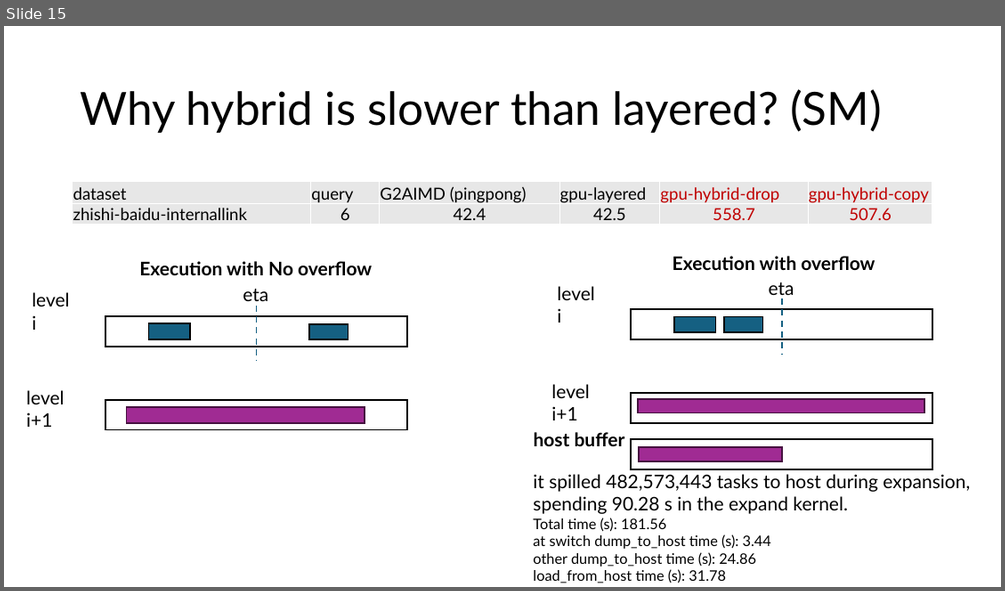
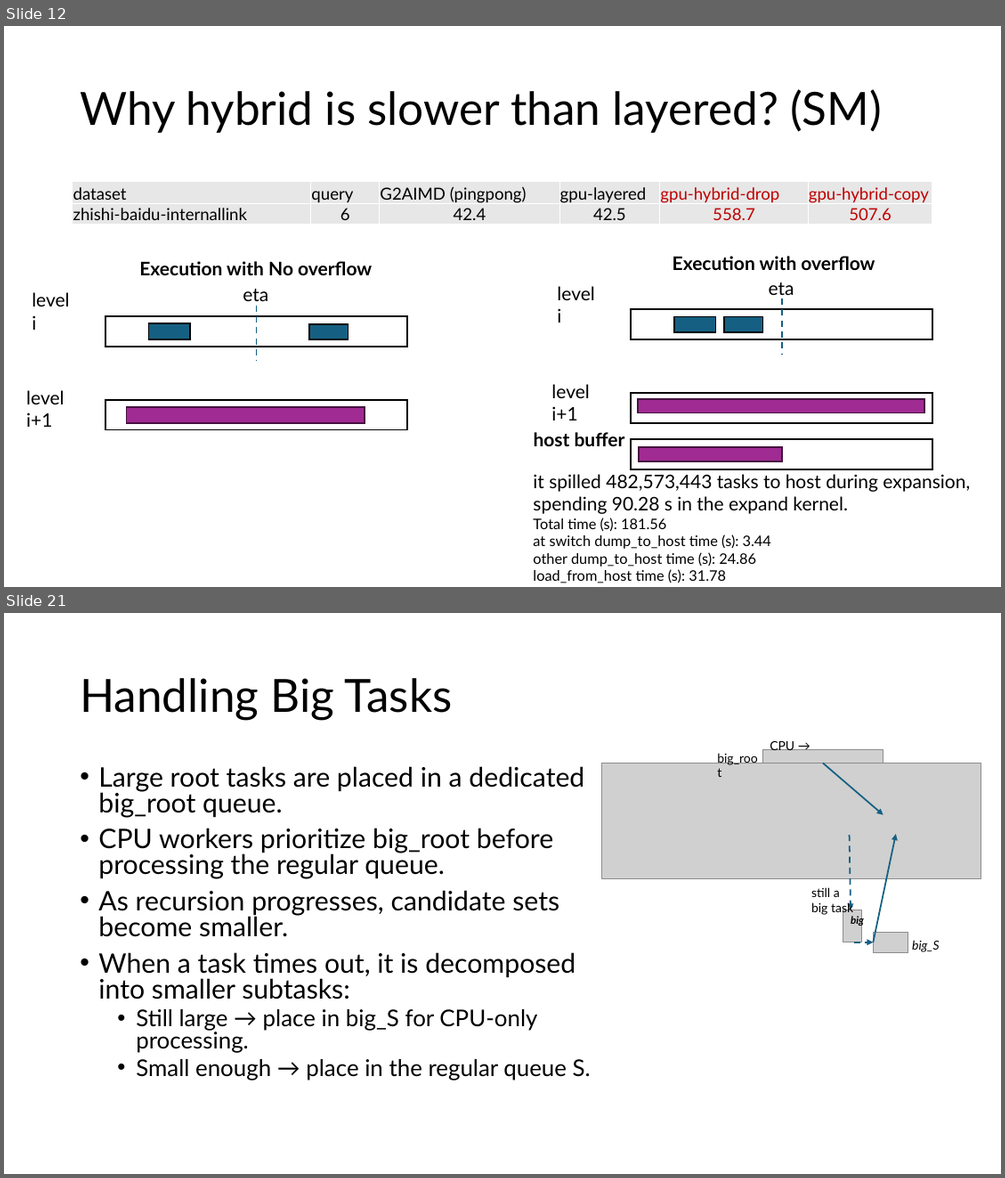
Before and after one commit to akhlaqueak/G-ThinkerCG, a slide deck: revision.pptx. Shown one above the other, each under a label of ours: slide 15 before the commit, slides 12 and 21 after it; the slides between them are not shown. The pictures are 1005x591 and 1005x1178 pixels, drawn with LibreOffice and Linux fonts; fonts in the diff are those of the drawing; grey boxes stand for pictures. Boxes give left, top, right and bottom in pixels: in the first picture for what was removed or moved away, otherwise in the second. Text is boxed around its words. In the diff, an @@ line names an element or a change of style, - is before the commit and + after.

```diff
--- a/revision.pptx
+++ b/revision.pptx
@@ slide 21 added at (4, 613, 1001, 1174), background #FFFFFF @@
@@ title added at (80, 678, 453, 720), 44 pt, text #000000 @@
+Handling Big Tasks
@@ text added at (98, 766, 591, 1080), 25.9 pt, text #000000 @@
+• Large root tasks are placed in a dedicated big_root queue.
+• CPU workers prioritize big_root before processing the regular queue.
+• As recursion progresses, candidate sets become smaller.
+• When a task times out, it is decomposed into smaller subtasks:
+  • Still large → place in big_S for CPU-only processing.
+  • Small enough → place in the regular queue S.
@@ group added at (372, 739, 981, 952): 5 texts, 4 pictures, 4 arrows @@
+big
+CPU →
+big_root
+still a
+big task
+big_S
@@ what was slide 15 is now slide 12 @@
```
Also in this commit, not shown: 8 other slides added, 3 slides removed, 19 other files.
